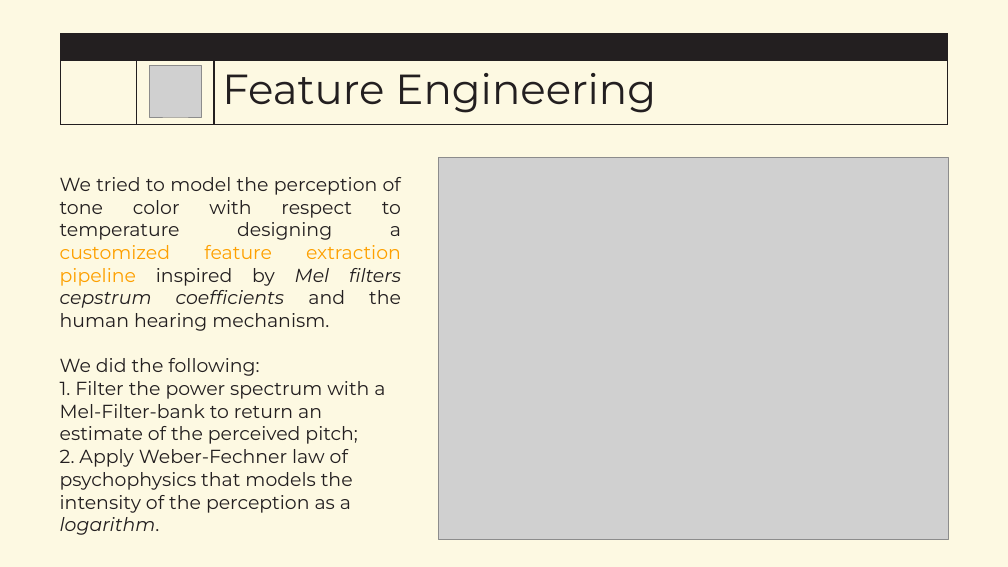
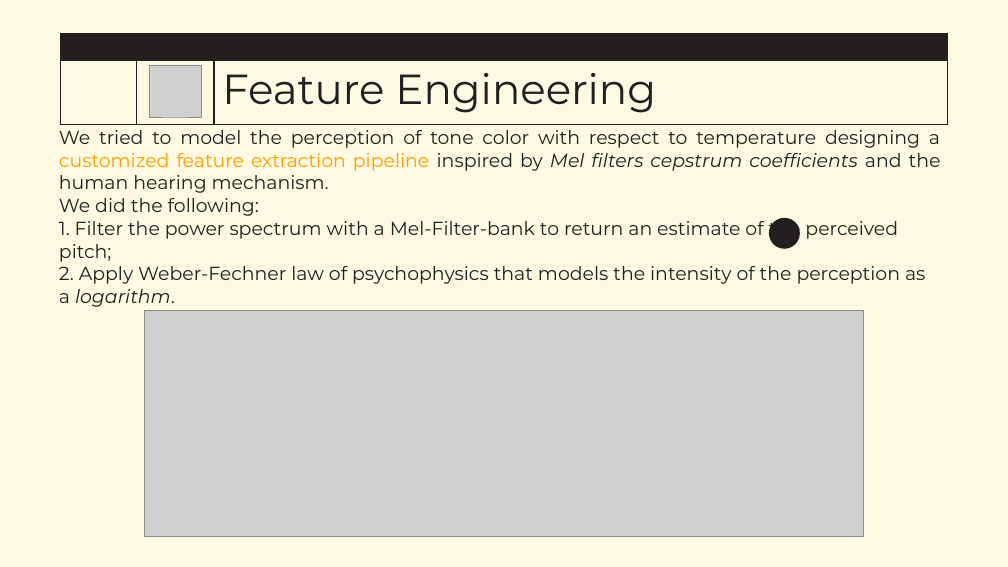
Before and after one commit to FedericoAlvetreti/TherMike, a slide deck: slide 10 of G22_slides.pptx. Drawn at 1008x567 pixels with LibreOffice and Linux fonts; fonts in the diff are those of the drawing; grey boxes stand for pictures; background and template pictures are left out. Boxes give left, top, right and bottom in pixels: in the first picture for what was removed or moved away, otherwise in the second. Text is boxed around its words. In the diff, an @@ line names an element or a change of style, - is before the commit and + after.

```diff
--- a/G22_slides.pptx
+++ b/G22_slides.pptx
@@ text "We tried to model the ..." rewrapped from <box>60,177,401,535</box> to <box>59,130,941,307</box> @@
@@ picture removed at <box>439,157,948,540</box> @@
@@ ellipse added at <box>769,218,800,249</box>, fill #231F20 @@
@@ picture added at <box>144,311,864,537</box> @@
```
Also in this commit, not shown: 3 other slides changed, 1 slide added, 17 other files.
